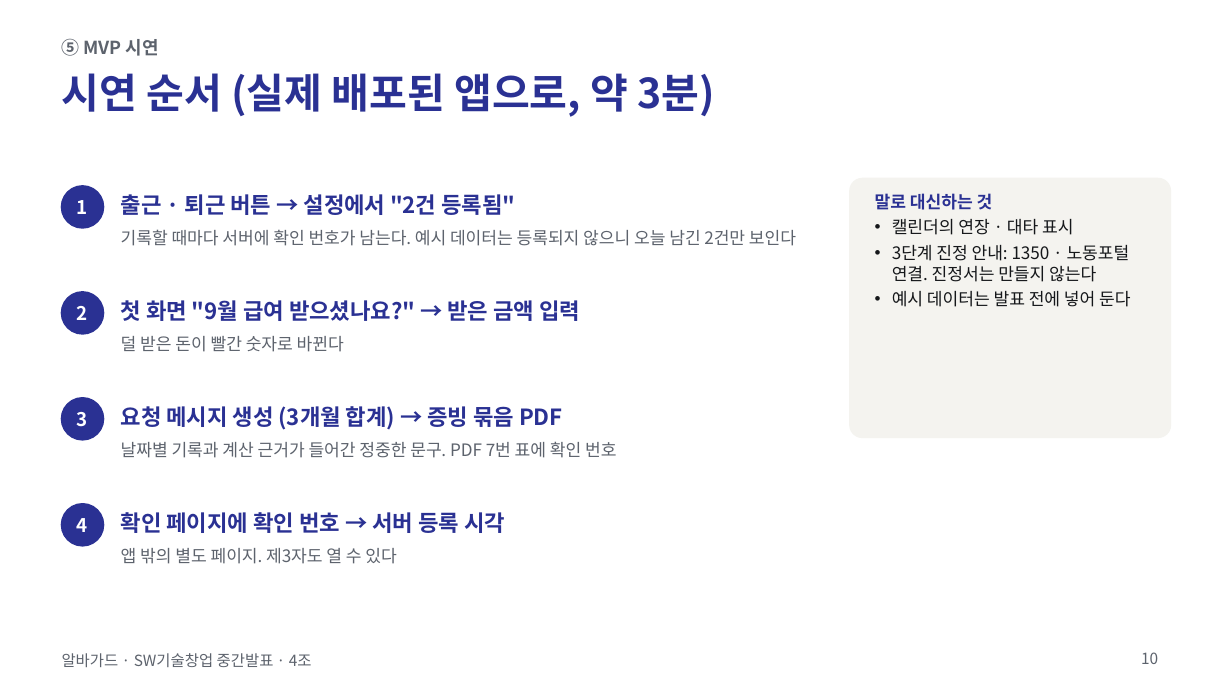
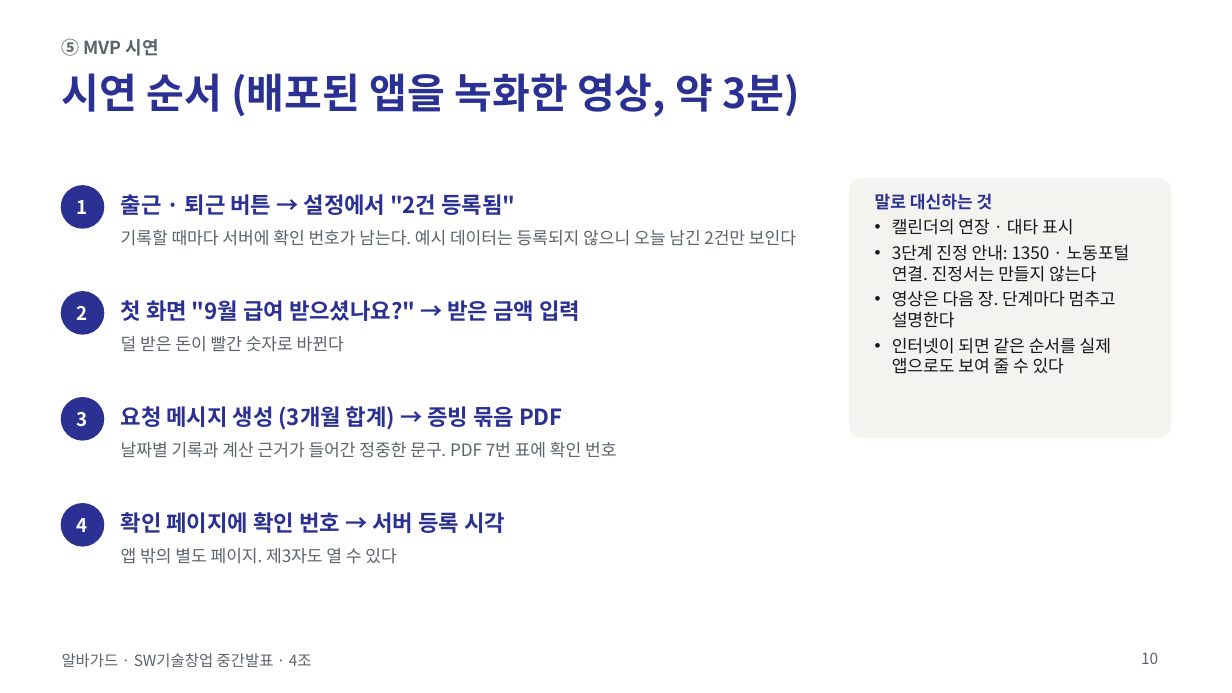
Before and after one commit to jihooni217/albaguard, a slide deck: slide 10 of docs/06_중간발표_PPT.pptx. Drawn at 1232x693 pixels with LibreOffice and Linux fonts; fonts in the diff are those of the drawing. Boxes give left, top, right and bottom in pixels: in the first picture for what was removed or moved away, otherwise in the second. Text is boxed around its words. In the diff, an @@ line names an element or a change of style, - is before the commit and + after.

```diff
--- a/docs/06_중간발표_PPT.pptx
+++ b/docs/06_중간발표_PPT.pptx
@@ title at [62, 73, 800, 117]: text changed @@
-시연 순서 (실제 배포된 앱으로, 약 3분)
+시연 순서 (배포된 앱을 녹화한 영상, 약 3분)
@@ text at [892, 291, 1116, 374]: text changed @@
-• 예시 데이터는 발표 전에 넣어 둔다
+• 영상은 다음 장. 단계마다 멈추고 설명한다
+• 인터넷이 되면 같은 순서를 실제 앱으로도 보여 줄 수 있다
```
Also in this commit, not shown: 1 other slide changed, 1 slide added, 8 other files.
